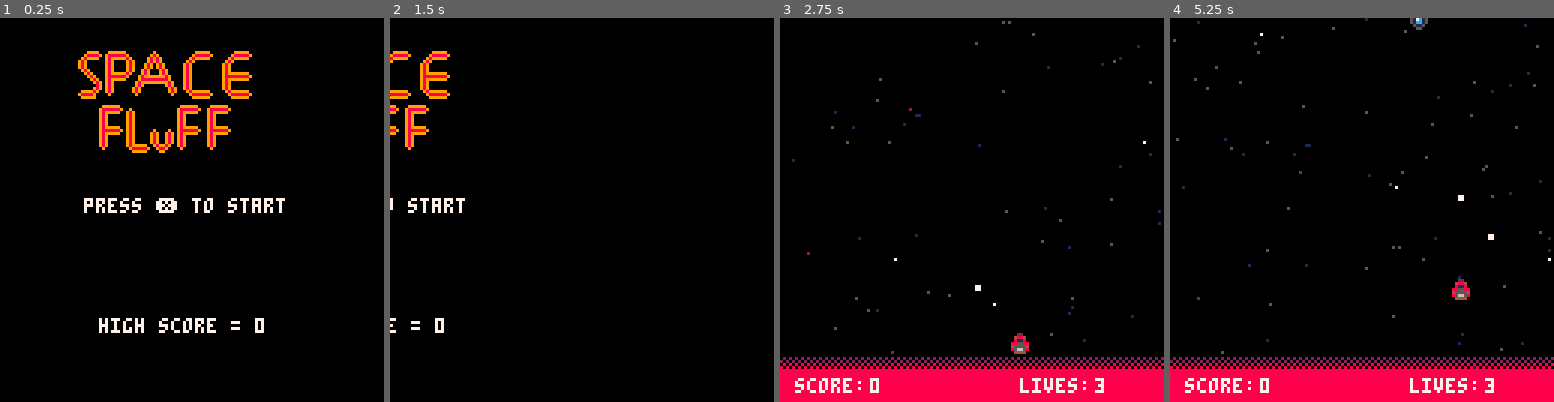
Above: before the commit, frames 1-4 (left to right).
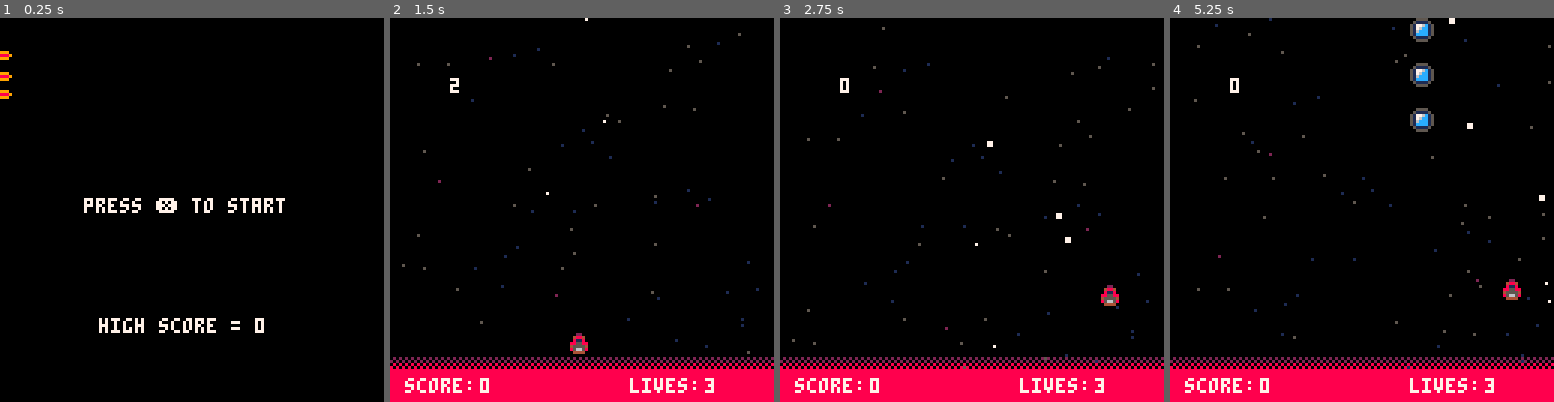
Above: after the commit, the same moments.

Repository: kris-pearman/Space-Fluff
Game: PICO-8 cartridge game.p8
The game is run twice, just before and just after one commit, with the same random seed, the same clock (stepped at 60 frames per second) and the same inputs.
Inputs:
- Up to frame 1 (0.25 s): no input
- Up to frame 2 (1.5 s): tap X (X key) at 0.33, 1.07 s; tap O (Z key) at 0.7 s
- Up to frame 3 (2.75 s): hold Right 1.6-2.1 s; tap O (Z key) at 1.7, 2.1, 2.5 s; tap X (X key) at 1.85 s; hold Up 2.15-2.42 s; hold Right from 2.47 s (still down)
- Up to frame 4 (5.25 s): tap O (Z key) every 0.4 s from 2.9 to 4.9 s; tap X (X key) at 2.97, 4.08, 5.2 s; release Right at 3.03 s; hold Left 3.08-3.58 s; hold Down 3.63-3.97 s; hold Right 4.02-4.68 s; hold Up 4.73-5.03 s; hold Left from 5.08 s (still down)

The runs differ from the first frame. In frame 1, 4.4% of the frame differs, in the area x 0-66%, y 8-36%; in frame 2, 13%, in the area x 0-100%, y 0-100%; in frame 3, 1.3%; in frame 4, 2.4%.

Commit message:
Changed enemy and bullet size, added slight sway to bullets

Diff:
--- a/game.p8
+++ b/game.p8
@@ -9,7 +9,7 @@
     event_timeline = {}
     game_state = "title"
     hi_score=0
-    title_frame = 0
+    title_frame = -80
     -- (eventType, quantity, initialFrame, frequency,x,y,pattern,group_id,default_speed)
     create_events("enemy1", 4, 100, 30,80,-20,"empty_pattern",nil,2)
     create_events("enemy1", 4, 500, 30,40,-20,"empty_pattern",nil,2)
@@ -22,6 +22,10 @@
     for i=1,5 do
         create_events("enemy1", 1, 2600+(20*i), 30,100-(i*15),-20,"empty_pattern",3,3)
     end
+    for i=1,5 do
+        create_events("enemy1", 1, 3400+(20*i), 30,90-(i*15),-20,"empty_pattern",3,2)
+    end
+    create_events("enemy1", 4, 3000, 25,-30,5,"zig_zag_2","group_1",2,4)
     init_session()
     print_debug_message = false
     decoration_speed = 1
@@ -35,6 +39,10 @@
     create_player_vars()
 
     enemies={}
+    boss={}
+    boss.x=50
+    boss.y=50
+    boss.bullets={}
     bullets={}
     powerups={}
     cur_frame=0
@@ -75,7 +83,7 @@
             title_frame += 1
         end
         if transition == true then
-            title_offset+=1
+            title_offset+=2
 
         end
         if title_offset == 128 then
@@ -95,6 +103,7 @@
             player_collision_with_ship()
             check_event_timeline()
             move_background()
+            enemy_bullet_direction = flr(rnd(3))
             cur_frame += 1
             if cool_down > 0 then
                 cool_down -= 1
@@ -136,6 +145,7 @@
         print("high score = " .. hi_score,33-title_offset,100,white)
     else
         if game_state == "gameplay" then
+            print(enemy_bullet_direction,20,20,white)
             draw_decorations()
             draw_background()
             draw_enemy_projectiles()
@@ -144,6 +154,7 @@
             draw_powerup()
             draw_enemies()
             draw_explosions()
+            create_boss()
             --KEEP THIS LAST. THAT MEANS YOU KRIS.
             draw_hud()
         else
@@ -167,7 +178,7 @@
     square.exit_d = "down"
     square.exit_s = 1
     square.fire = true
-    square.fire_rate = 120
+    square.fire_rate = 100
     patterns.square = square
     local enemy_two = {}
     enemy_two.path = {{80,128,4}}
@@ -184,18 +195,32 @@
     zig_zag.exit_d = "down"
     zig_zag.exit_s = speed
     zig_zag.fire = true
-    zig_zag.fire_rate = 120
+    zig_zag.fire_rate = 80
     patterns.zig_zag = zig_zag
+    local zig_zag_2 = {}
+    zig_zag_2.path = {{100,65,2},{45,20,3},{100,30,3}}
+    zig_zag_2.exit_d = "down"
+    zig_zag_2.exit_s = speed
+    zig_zag_2.fire = true
+    zig_zag_2.fire_rate = 80
+    patterns.zig_zag_2 = zig_zag_2
     local wave = {}
     wave.path = {{0,30,3},{15,15,3},{30,30,3},{45,15,3},{60,30,3},{75,15,3},{90,30,3},{115,15,3},{130,30,3}}
     wave.exit_d = "down"
     wave.exit_s = speed
     wave.fire = true
-    wave.fire_rate = 60
+    wave.fire_rate = 80
     patterns.wave = wave
 
 
     return patterns[pattern]
+end
+
+function create_boss()
+    if cur_frame > 5000 then
+    sspr(112,0,16,16,boss.x,boss.y)
+    print("yes",20,20,white)
+    end
 end
 
 function create_events(eventType, quantity, initialFrame, frequency,x,y,pattern,group_id,speed)
@@ -273,8 +298,8 @@
     enemy.attack.speed = 0
     enemy.attack.direction = 0
     enemy.attack.sprite = 0
-    enemy.height = 6
-    enemy.width = 6
+    enemy.height = 8
+    enemy.width = 8
     enemy.logic = create_enemy_data(pattern,speed)
     enemy.group = group
     add(enemies, enemy)
@@ -491,7 +516,7 @@
     for enemy in all(enemies) do
         if enemy.logic.fire then
             if ((cur_frame - enemy.spawn_time)%enemy.logic.fire_rate) == 0 then
-                if flr(rnd(3)) == 1  then
+                if  flr((rnd(4))) == 1  then
                     create_enemy_bullet(enemy)
                 end
             else
@@ -500,6 +525,16 @@
     end
     for enemy_bullet in all(enemy_bullets) do
         enemy_bullet.y += 0.75
+        if cur_frame%enemy_bullet.x_speed==(0) then
+            if enemy_bullet.direction == 1 then
+                enemy_bullet.x -= flr(rnd(2))
+            else if enemy_bullet.direction == 2 then
+                enemy_bullet.x += flr(rnd(2))
+            else
+            end
+            end
+        end
+
         if enemy_bullet.y > 128 then
             del(enemy_bullets,enemy_bullet)
         end
@@ -537,10 +572,12 @@
 function create_enemy_bullet(enemy)
     local enemy_bullet = {}
     enemy_bullet.x  = enemy.x+2
-    enemy_bullet.y  = enemy.y+3
-    enemy_bullet.width = 2
-    enemy_bullet.height = 2
-    enemy_bullet.sprite = 7
+    enemy_bullet.y  = enemy.y+4
+    enemy_bullet.x_speed = 4
+    enemy_bullet.direction = enemy_bullet_direction
+    enemy_bullet.width = 4
+    enemy_bullet.height = 4
+    enemy_bullet.sprite = 1
     add(enemy_bullets, enemy_bullet)
 
 
@@ -580,7 +617,7 @@
             end
         end
     end
-    if cur_frame%40 == 0 then
+    if cur_frame%30 == 0 then
     decoration_ypos += 1
     end
 end
@@ -633,7 +670,7 @@
 
     function draw_enemies()
         for enemy in all(enemies) do
-            spr(3,enemy.x,enemy.y)
+            spr(19,enemy.x,enemy.y)
         end
     end
 
@@ -686,6 +723,17 @@
             spr(255,53,decoration_ypos-28+decoration_speed)
 
         end
+
+        if (cur_frame > 1000 ) then
+            pal(1,2,0)
+            pal(13,14,0)
+            spr(238,95,decoration_ypos-86+decoration_speed)
+            spr(239,103,decoration_ypos-86+decoration_speed)
+            spr(254,95,decoration_ypos-78+decoration_speed)
+            spr(255,103,decoration_ypos-78+decoration_speed)
+            pal()
+
+        end
     end
 
     function draw_title_logo()
@@ -721,14 +769,14 @@
 000000000000000088888888005500009aa99988979999793773bb3300000000856658000000000000000000000000000000000000000000512277776c1c2215
 000000000000000008800880000000000999988009777790373bb3b300000000044440000000000000000000000000000000000000000000512d7776c1c1d215
 0000000000000000000000000000000000888800009999003333333300000000000000000000000000000000000000000000000000000000512d776c1c1cd215
-0000000000000000000000000000000000000000000000000000000000000000000000000000000000000000000000000000000000000000512d76c1c1c1d215
-0000000000000000000000000000000000000000000000000000000000000000000000000000000000000000000000000000000000000000512d6c1c1c1cd215
-00000000000000000000000000000000000000000000000000000000000000000000000000000000000000000000000000000000000000005122c1c1c1c12215
-000000000000000000000000000000000000000000000000000000000000000000000000000000000000000000000000000000000000000051122c1c1c122115
-0000000000000000000000000000000000000000000000000000000000000000000000000000000000000000000000000000000000000000051122dddd221150
-00000000000000000000000000000000000000000000000000000000000000000000000000000000000000000000000000000000000000000051122222211500
-00000000000000000000000000000000000000000000000000000000000000000000000000000000000000000000000000000000000000000005111111115000
-00000000000000000000000000000000000000000000000000000000000000000000000000000000000000000000000000000000000000000000555555550000
+0000000000000000000000000055550000000000000000000000000000000000000000000000000000000000000000000000000000000000512d76c1c1c1d215
+0000000000000000000000000511115000000000000000000000000000000000000000000000000000000000000000000000000000000000512d6c1c1c1cd215
+00000000000000000000000051776c15000000000000000000000000000000000000000000000000000000000000000000000000000000005122c1c1c1c12215
+0000000000000000000000005176cc150000000000000000000000000000000000000000000000000000000000000000000000000000000051122c1c1c122115
+000000000000000000000000516ccc1500000000000000000000000000000000000000000000000000000000000000000000000000000000051122dddd221150
+00000000000000000000000051cccc15000000000000000000000000000000000000000000000000000000000000000000000000000000000051122222211500
+00000000000000000000000005111150000000000000000000000000000000000000000000000000000000000000000000000000000000000005111111115000
+00000000000000000000000000555500000000000000000000000000000000000000000000000000000000000000000000000000000000000000555555550000
 00000000000000000000000000000000000000000000000000000000000000000000000000000000000000000000000000000000000000000000000000000000
 00000000000000000000000000000000000000000000000000000000000000000000000000000000000000000000000000000000000000000000000000000000
 00000000000000000000000000000000000000000000000000000000000000000000000000000000000000000000000000000000000000000000000000000000
Not shown, changed: the sound effects (__sfx__) section of game.p8
